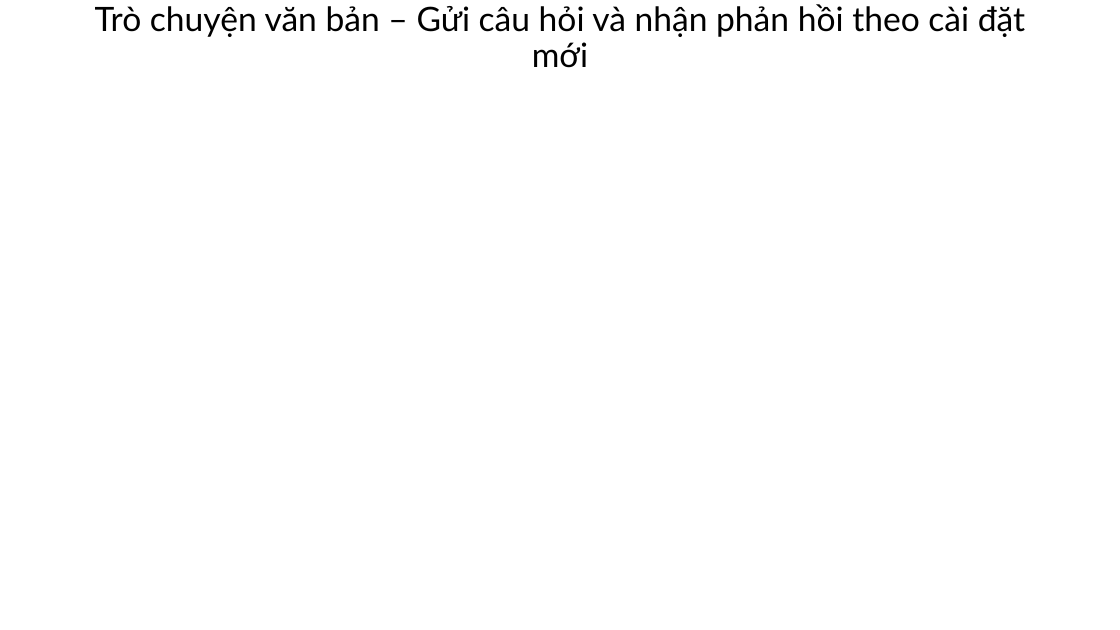
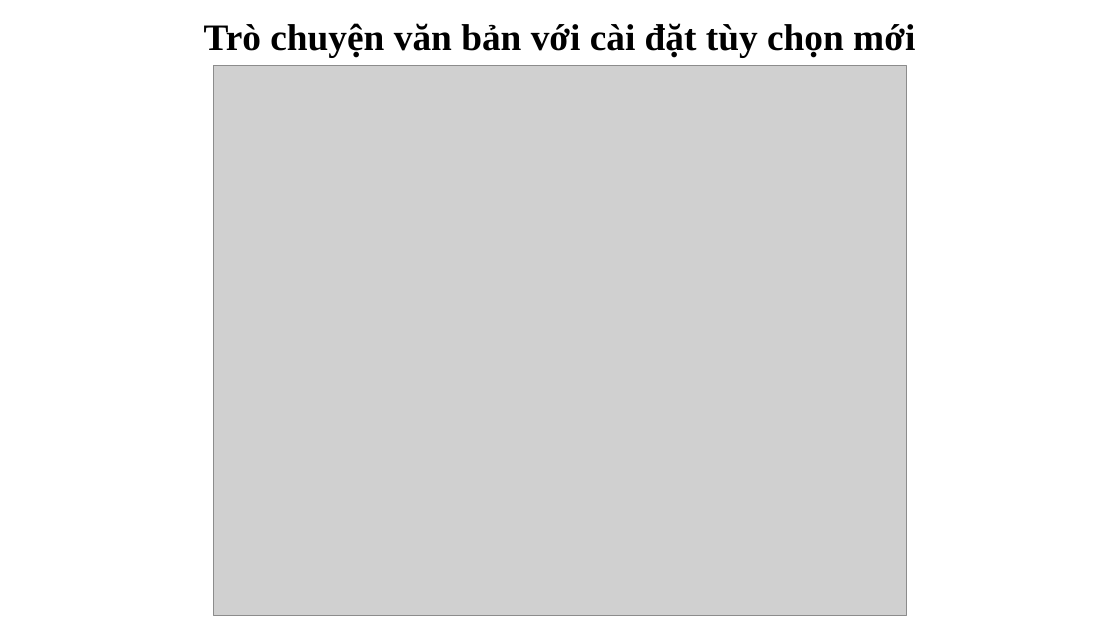
Before and after one commit to ngovanuc/Vietnamese_History_Chatbot, a slide deck: slide 40 of documents/slide bao cao.pptx. Drawn at 1120x630 pixels with LibreOffice and Linux fonts; fonts in the diff are those of the drawing; grey boxes stand for pictures. Boxes give left, top, right and bottom in pixels: in the first picture for what was removed or moved away, otherwise in the second. Text is boxed around its words. In the diff, an @@ line names an element or a change of style, - is before the commit and + after.

```diff
--- a/documents/slide bao cao.pptx
+++ b/documents/slide bao cao.pptx
@@ title at bbox=[204, 23, 915, 57]: text changed; size 28.8 to 32 pt; font Lato to Times New Roman; bold on @@
-Trò chuyện văn bản – Gửi câu hỏi và nhận phản hồi theo cài đặt mới
+Trò chuyện văn bản với cài đặt tùy chọn mới
@@ picture added at bbox=[213, 66, 907, 616] @@
```
Also in this commit, not shown: 37 other slides changed, 4 slides added, 4 slides removed.
